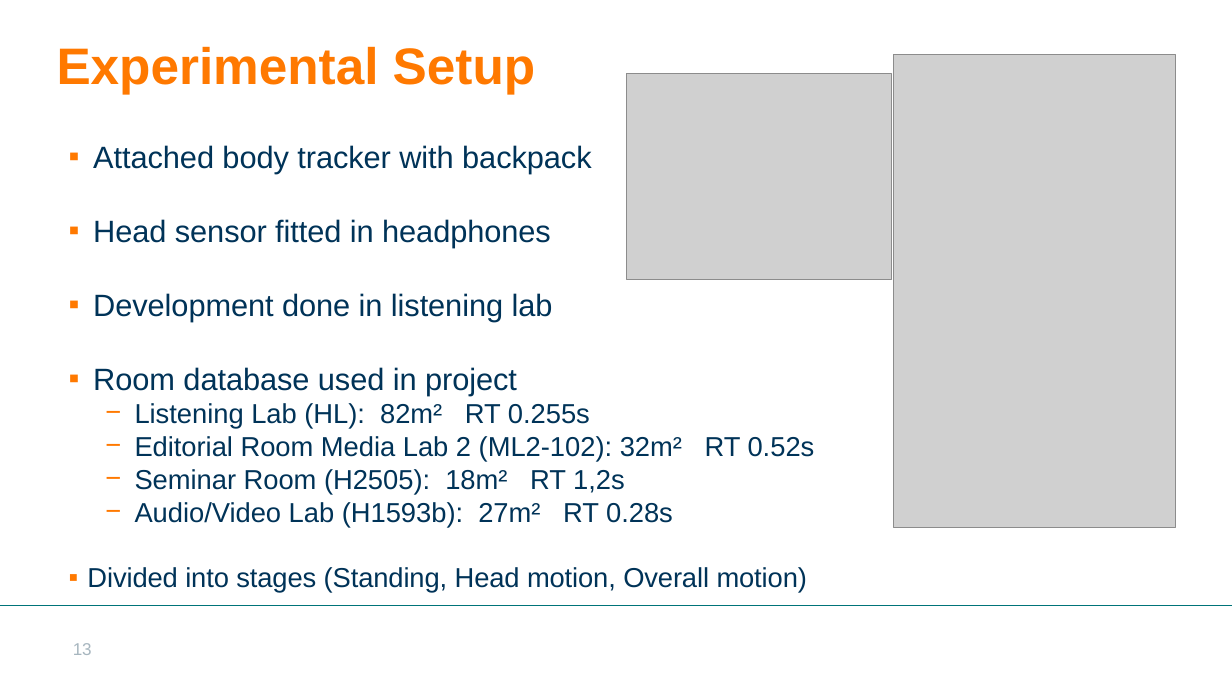
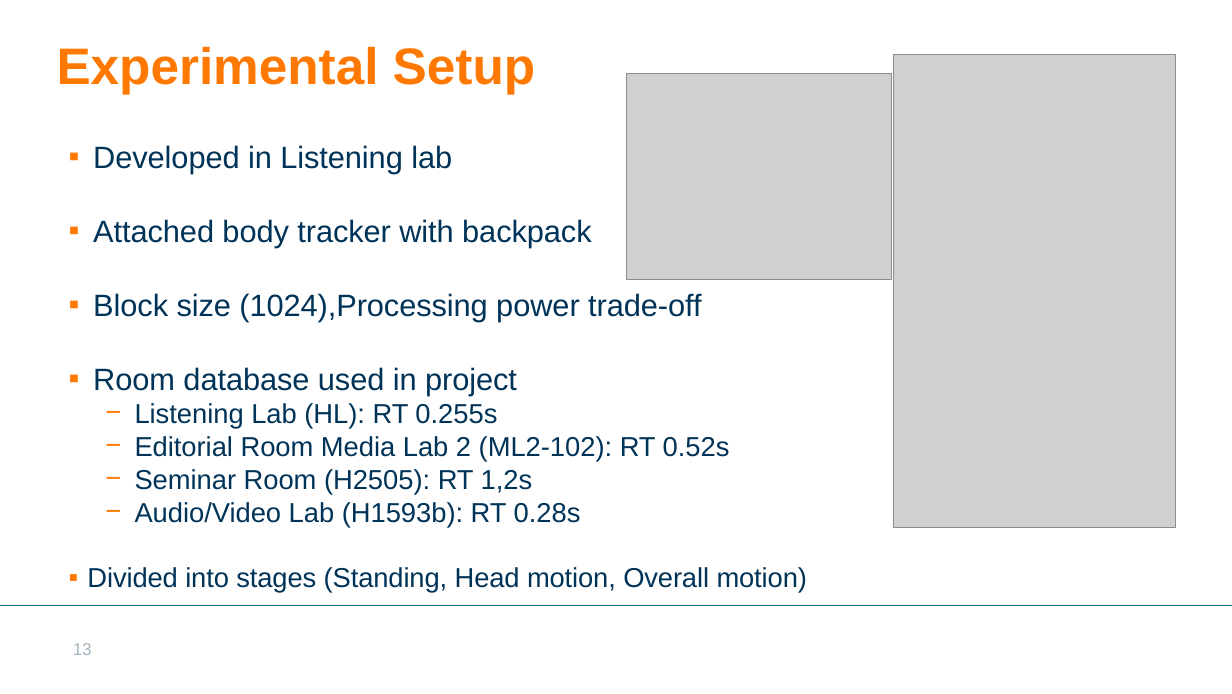
Before and after one commit to Pshar10/Loudspeakers_2_GO, a slide deck: slide 13 of Media_Project_Final.pptx. Drawn at 1232x694 pixels with LibreOffice and Linux fonts; fonts in the diff are those of the drawing; grey boxes stand for pictures; background and template pictures are left out. Boxes give left, top, right and bottom in pixels: in the first picture for what was removed or moved away, otherwise in the second. Text is boxed around its words. In the diff, an @@ line names an element or a change of style, - is before the commit and + after.

```diff
--- a/Media_Project_Final.pptx
+++ b/Media_Project_Final.pptx
@@ text at (93, 145, 452, 173): paragraph added @@
+▪ Developed in Listening lab
@@ text at (93, 293, 701, 321): text changed @@
-▪ Head sensor fitted in headphones
-▪ Development done in listening lab
+▪ Block size (1024),Processing power trade-off
@@ text at (135, 403, 730, 527): text changed @@
-    − Listening Lab (HL): 82m² RT 0.255s
-    − Editorial Room Media Lab 2 (ML2-102): 32m² RT 0.52s
-    − Seminar Room (H2505): 18m² RT 1,2s
-    − Audio/Video Lab (H1593b): 27m² RT 0.28s
+    − Listening Lab (HL): RT 0.255s
+    − Editorial Room Media Lab 2 (ML2-102): RT 0.52s
+    − Seminar Room (H2505): RT 1,2s
+    − Audio/Video Lab (H1593b): RT 0.28s
```
Also in this commit, not shown: 3 other slides changed.
